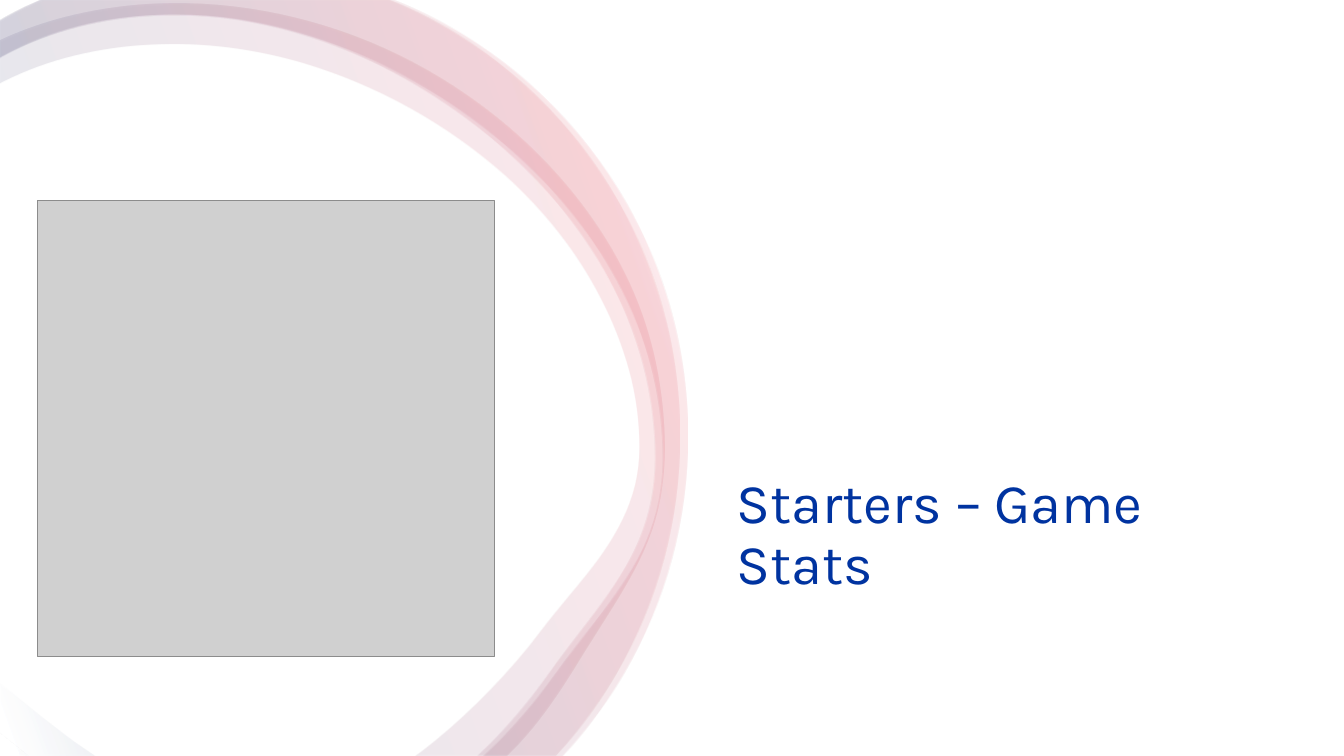
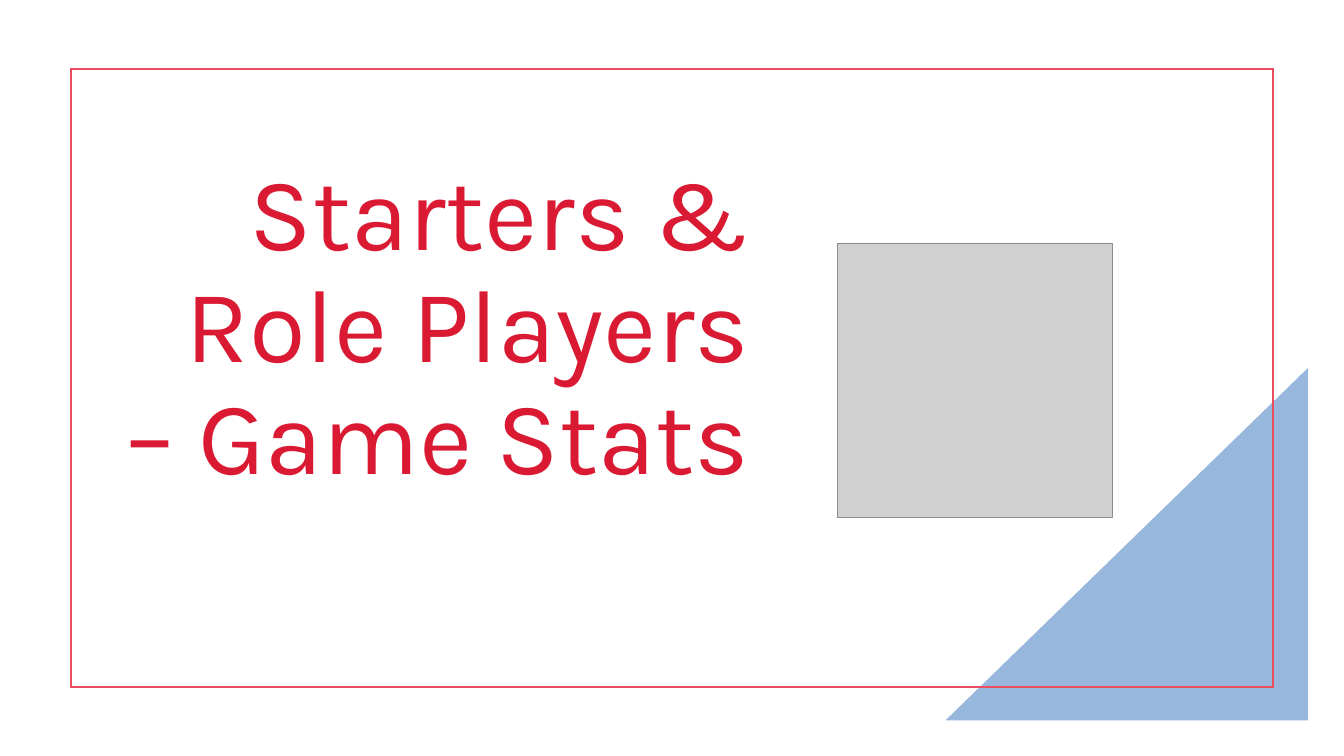
Before and after one commit to apurvis14/Jackson-Prep-Basketball-Analytics, a slide deck: slide 15 of Midseason Analytics Overview.pptx (slide 14 before the commit). Drawn at 1344x756 pixels with LibreOffice and Linux fonts; fonts in the diff are those of the drawing; grey boxes stand for pictures. Boxes give left, top, right and bottom in pixels: in the first picture for what was removed or moved away, otherwise in the second. Text is boxed around its words. In the diff, an @@ line names an element or a change of style, - is before the commit and + after.

```diff
--- a/Midseason Analytics Overview.pptx
+++ b/Midseason Analytics Overview.pptx
@@ freeform shape removed at <box>0,4,664,756</box> @@
@@ freeform shape removed at <box>0,0,680,756</box> @@
@@ freeform shape removed at <box>0,0,688,755</box> @@
@@ rectangle: place and size @@
-rectangle at <box>0,0,1344,756</box>
+rectangle at <box>71,69,1273,687</box>
@@ rectangle at <box>71,69,1273,687</box>: fill #FFFFFF to none; outline none to #EA4D60 1.5 pt @@
@@ title "Starters & Role Players – ..." at <box>186,184,749,476</box>: vertical alignment top to bottom @@
@@ title at <box>186,184,749,476</box>: text changed; size 40 to 74 pt; text colour #0033A0 to #DA1A32 @@
-Starters – Game Stats
+Starters & Role Players – Game Stats
@@ picture: place and size @@
-picture at <box>37,201,494,657</box>
+picture at <box>838,244,1112,518</box>
@@ right triangle added at <box>946,368,1309,721</box>, fill #98B7DD @@
```
Also in this commit, not shown: 3 other slides changed, 10 slides added, 2 other files.
